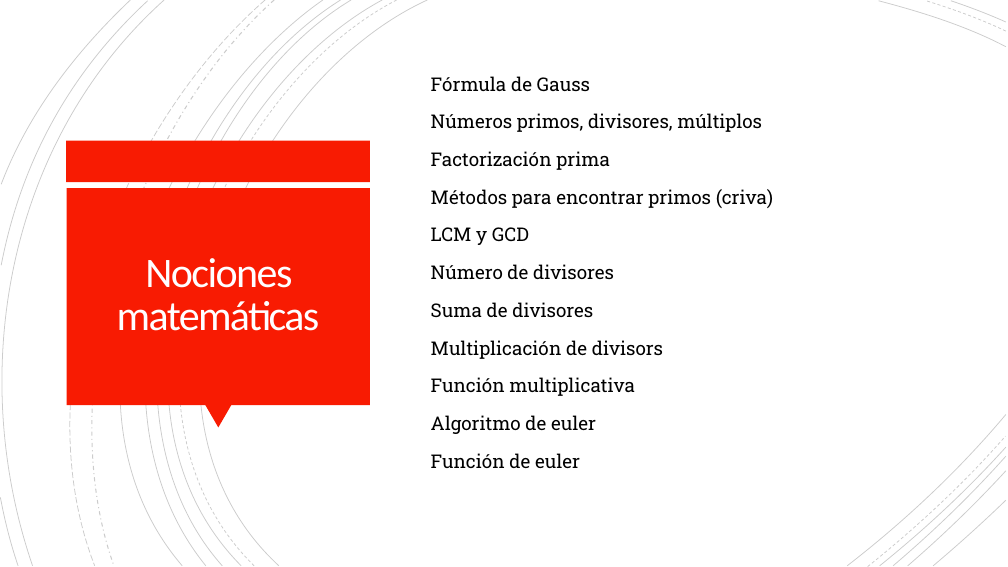
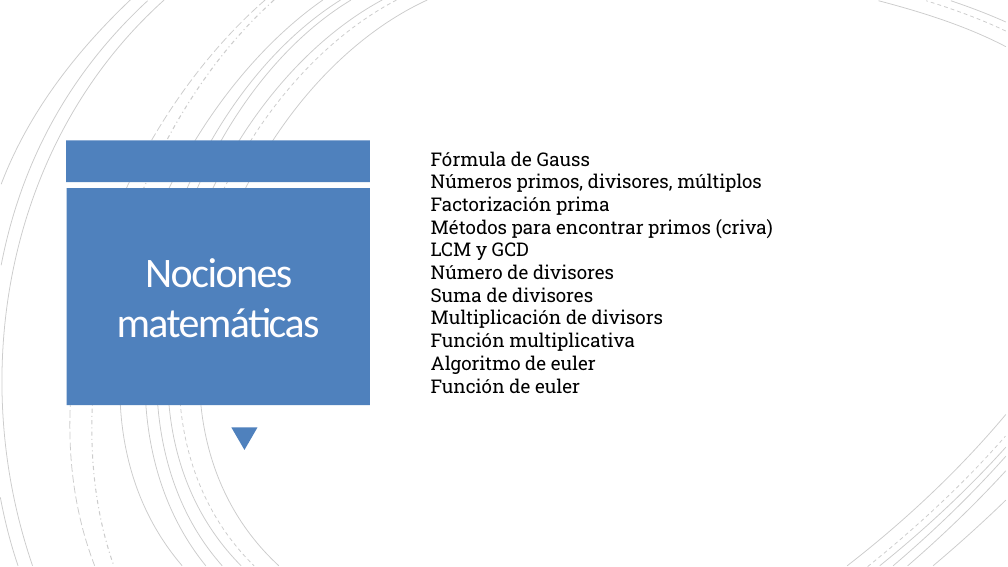
Before and after one commit to fgomezgo/learnProgramming, a slide deck: slide 7 of Session3/P2_Implementación de estructuras de datos y algortimos de.pptx. Drawn at 1008x567 pixels with LibreOffice and Linux fonts; fonts in the diff are those of the drawing. Boxes give left, top, right and bottom in pixels: in the first picture for what was removed or moved away, otherwise in the second. Text is boxed around its words. In the diff, an @@ line names an element or a change of style, - is before the commit and + after.

```diff
--- a/Session3/P2_Implementación de estructuras de datos y algortimos de.pptx
+++ b/Session3/P2_Implementación de estructuras de datos y algortimos de.pptx
@@ outline #000000 0.75 pt to #000000 0.74 pt in 9 elements at [108, 0, 427, 566], [879, 1, 1006, 47], [83, 0, 383, 566], [951, 1, 1006, 22], [83, 0, 352, 566], [40, 0, 323, 566], [0, 0, 164, 566], [2, 1, 148, 265], [2, 0, 131, 185] @@
@@ outline #000000 0.75 pt dashed to #000000 0.74 pt in 3 elements at [93, 0, 397, 566], [926, 1, 1006, 31], [22, 0, 265, 566] @@
@@ freeform shape at [49, 0, 274, 566]: outline #000000 1 pt dashed to #000000 0.99 pt @@
@@ freeform shape at [73, 0, 340, 566]: outline #000000 0.75 pt to #000000 0.74 pt; outline redrawn @@
@@ text "Fórmula de Gauss" at [431, 151, 773, 393]: line spacing 1.2 to 1; less space between paragraphs @@
@@ rectangle at [67, 141, 371, 182]: fill #F81B02 to #4F81BD @@
@@ rectangle at [67, 188, 370, 405]: fill #F81B02 to #4F81BD @@
@@ text "Nociones matemáticas" at [117, 258, 320, 338]: line spacing 0.85 to 1 @@
@@ triangle: place and size @@
-triangle at [205, 405, 231, 428]
+triangle at [231, 427, 258, 450]
@@ triangle at [231, 427, 258, 450]: fill #F81B02 to #4F81BD; proportions changed @@
```
Also in this commit, not shown: 6 other slides changed, 1 other file.
